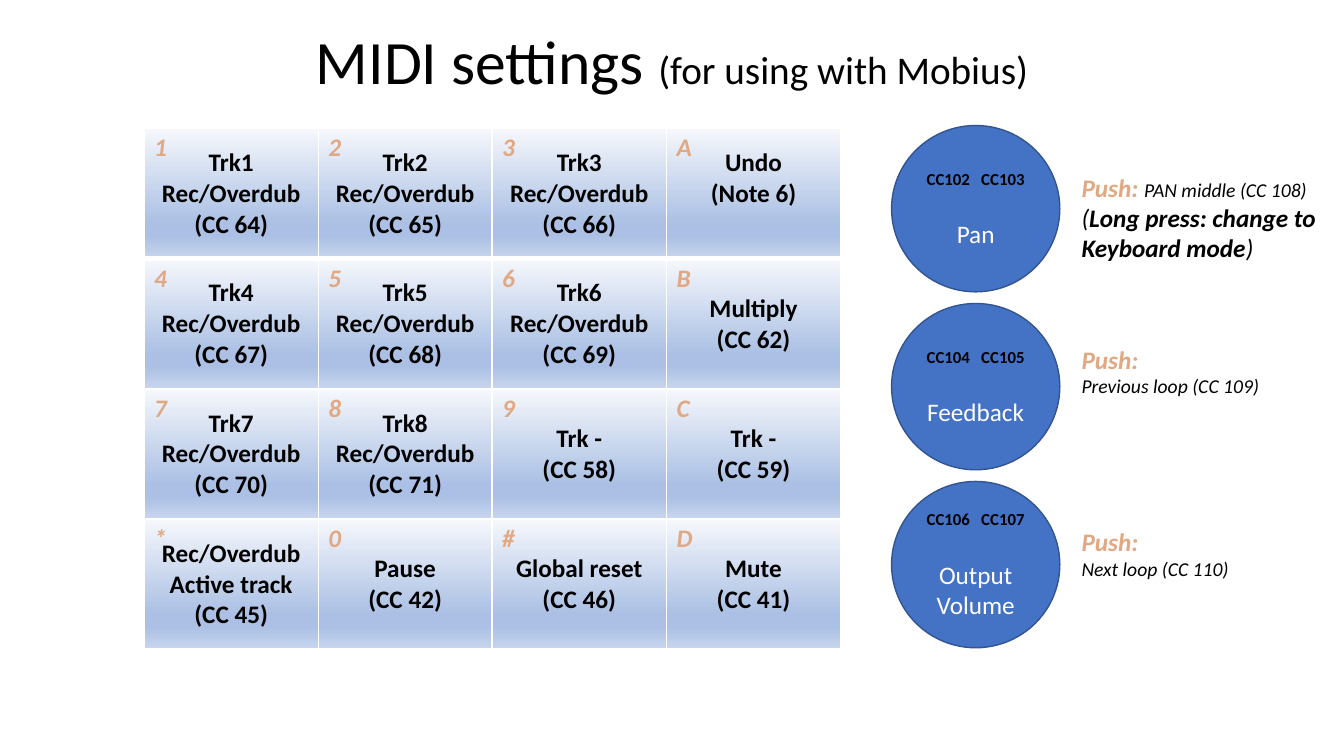
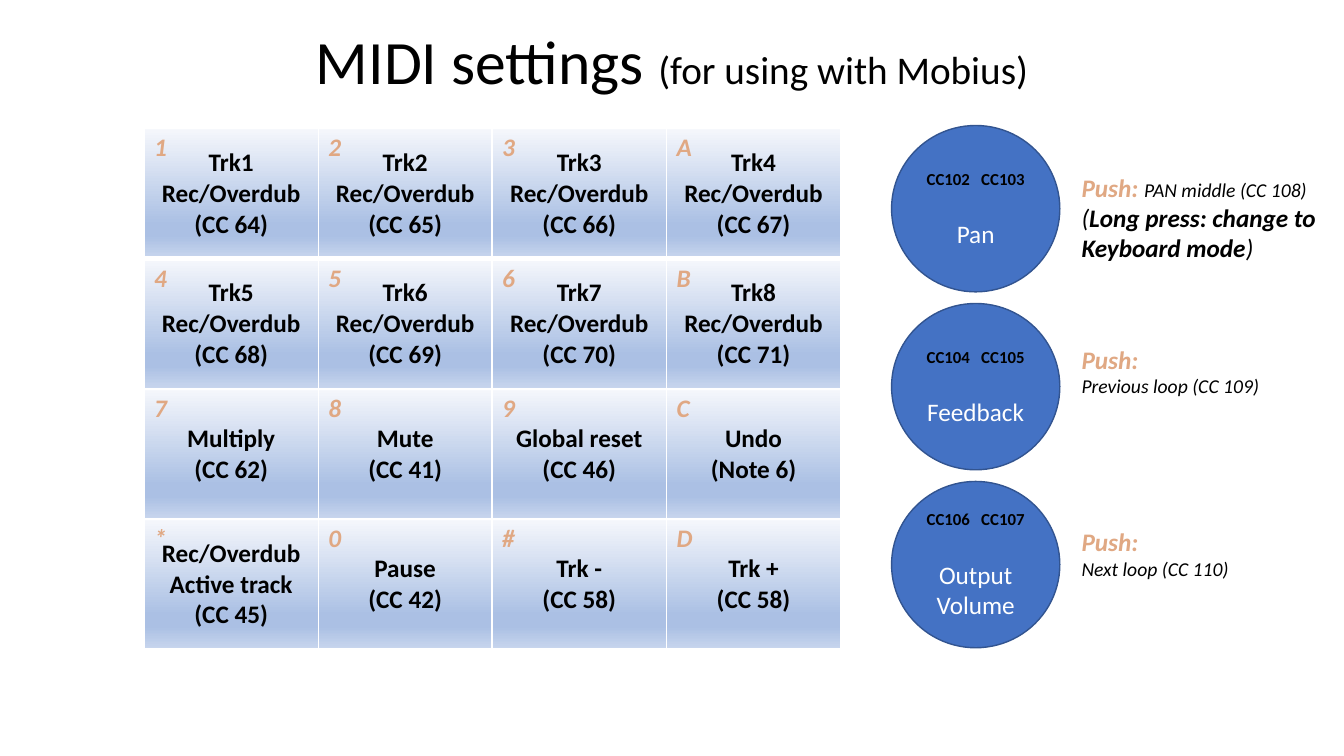
Before and after one commit to Alonsog2/InputDeviceForDrawingTablet, a slide deck: slide 4 of DOC/Esquema.pptx. Drawn at 1344x756 pixels with LibreOffice and Linux fonts; fonts in the diff are those of the drawing. Boxes give left, top, right and bottom in pixels: in the first picture for what was removed or moved away, otherwise in the second. Text is boxed around its words. In the diff, an @@ line names an element or a change of style, - is before the commit and + after.

Commit message:
act

```diff
--- a/DOC/Esquema.pptx
+++ b/DOC/Esquema.pptx
@@ table at (x1=144, y1=129, x2=841, y2=650) @@
-row 1, column 4: Undo / (Note 6)
+row 1, column 4: Trk4 / Rec/Overdub / (CC 67)
-row 2: Trk4 / Rec/Overdub / (CC 67) | Trk5 / Rec/Overdub / (CC 68) | Trk6 / Rec/Overdub / (CC 69) | Multiply / (CC 62)
+row 2: Trk5 / Rec/Overdub / (CC 68) | Trk6 / Rec/Overdub / (CC 69) | Trk7 / Rec/Overdub / (CC 70) | Trk8 / Rec/Overdub / (CC 71)
-row 3: Trk7 / Rec/Overdub / (CC 70) | Trk8 / Rec/Overdub / (CC 71) | Trk - / (CC 58) | Trk - / (CC 59)
+row 3: Multiply / (CC 62) | Mute / (CC 41) | Global reset / (CC 46) | Undo / (Note 6)
-row 4, column 3: Global reset / (CC 46)
+row 4, column 3: Trk - / (CC 58)
-row 4, column 4: Mute / (CC 41)
+row 4, column 4: Trk + / (CC 58)
```
